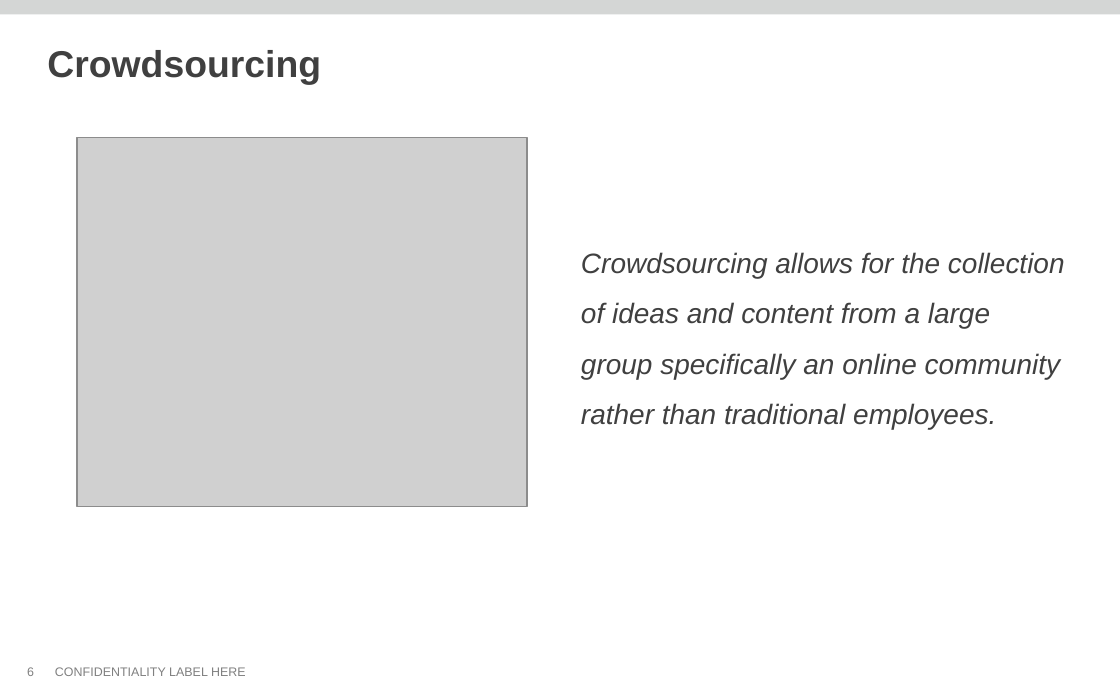
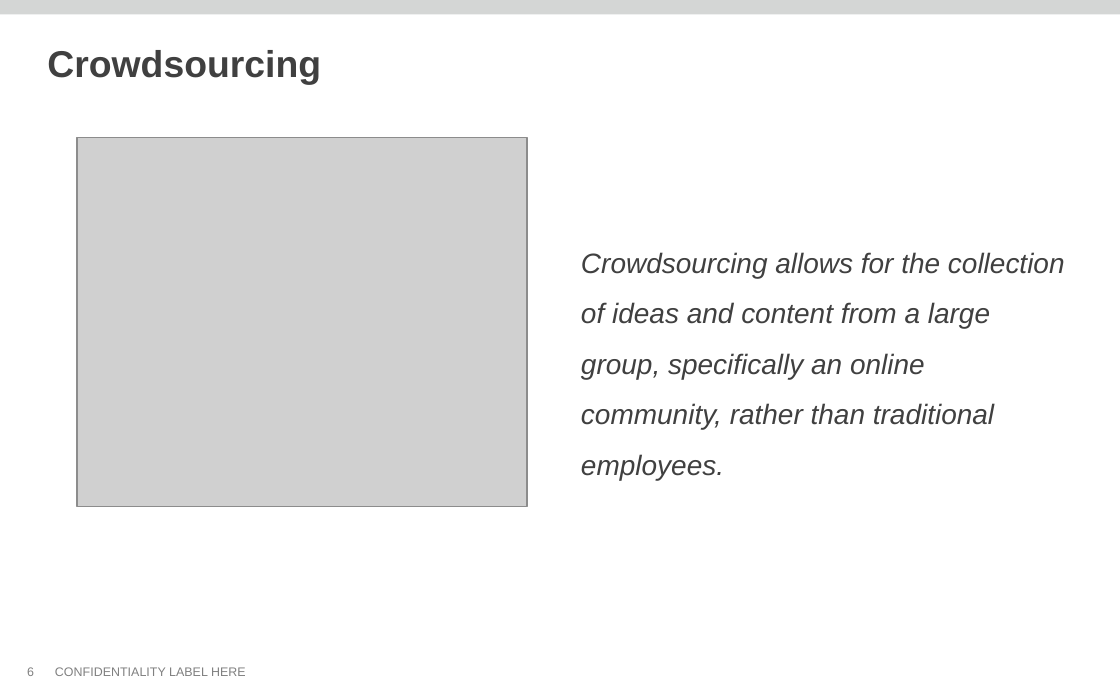
Before and after one commit to thomas-pontikes/greenhouse, a slide deck: slide 6 of CMF.pptx. Drawn at 1120x700 pixels with LibreOffice and Linux fonts; fonts in the diff are those of the drawing; grey boxes stand for pictures; background and template pictures are left out. Boxes give left, top, right and bottom in pixels: in the first picture for what was removed or moved away, otherwise in the second. Text is boxed around its words. In the diff, an @@ line names an element or a change of style, - is before the commit and + after.

```diff
--- a/CMF.pptx
+++ b/CMF.pptx
@@ text at <box>581,252,1065,480</box>: text changed @@
-Crowdsourcing allows for the collection of ideas and content from a large group specifically an online community rather than traditional employees.
+Crowdsourcing allows for the collection of ideas and content from a large group, specifically an online community, rather than traditional employees.
```
Also in this commit, not shown: 8 other slides changed, 1 slide added, 1 slide removed.
